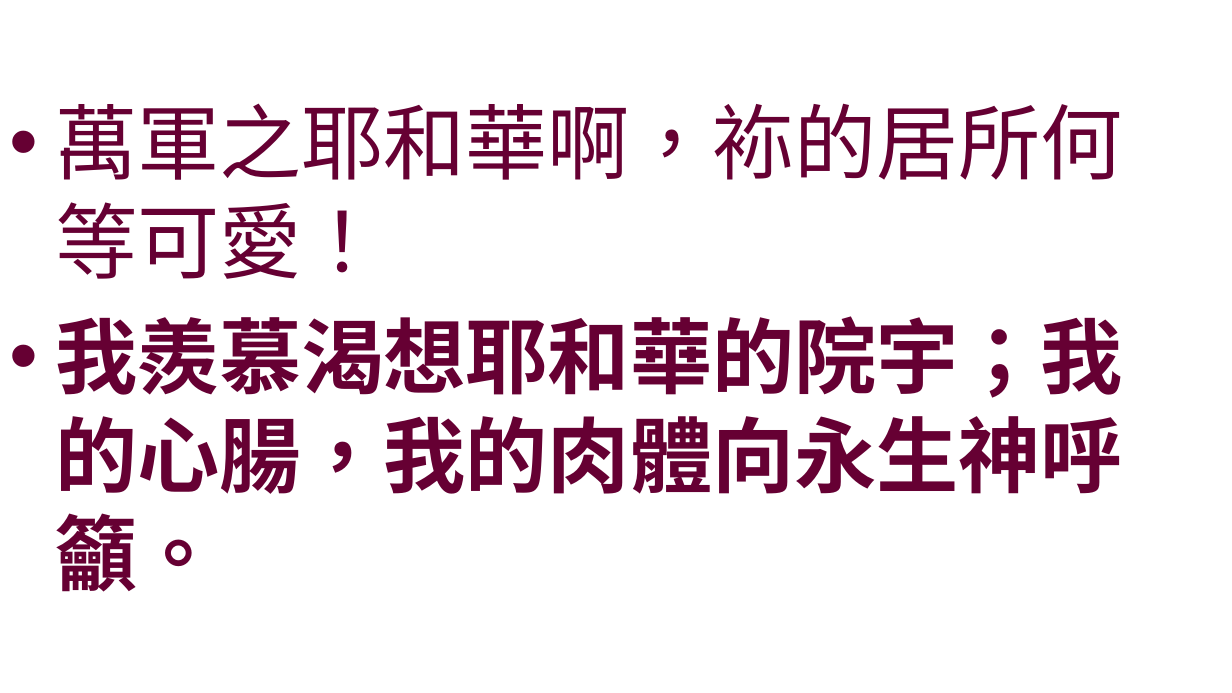
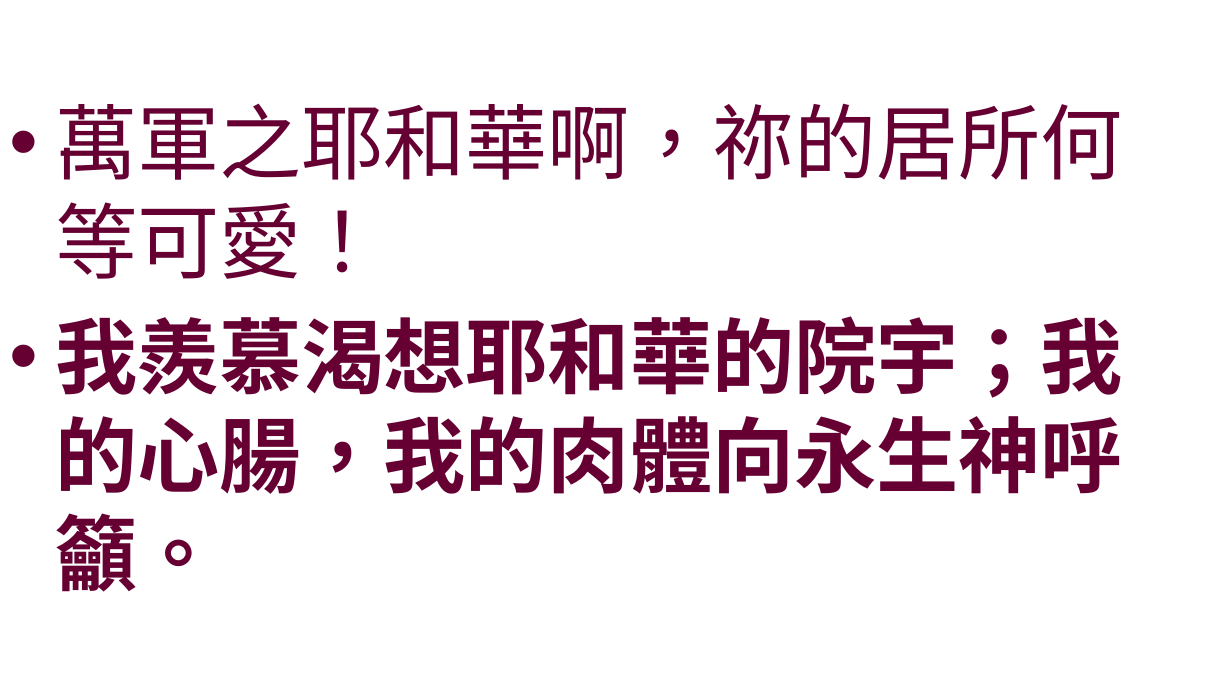
Before and after one commit to batisuoc/worship-resources, a slide deck: slide 2 of 110殿中敬拜.pptx. Drawn at 1232x693 pixels with LibreOffice and Linux fonts; fonts in the diff are those of the drawing; background and template pictures are left out. Boxes give left, top, right and bottom in pixels: in the first picture for what was removed or moved away, otherwise in the second. Text is boxed around its words. In the diff, an @@ line names an element or a change of style, - is before the commit and + after.

```diff
--- a/110殿中敬拜.pptx
+++ b/110殿中敬拜.pptx
@@ text at box(55, 103, 1122, 279): text changed @@
-• 萬軍之耶和華啊，袮的居所何等可愛！
+• 萬軍之耶和華啊，祢的居所何等可愛！
```
Also in this commit, not shown: 5 other slides changed.
